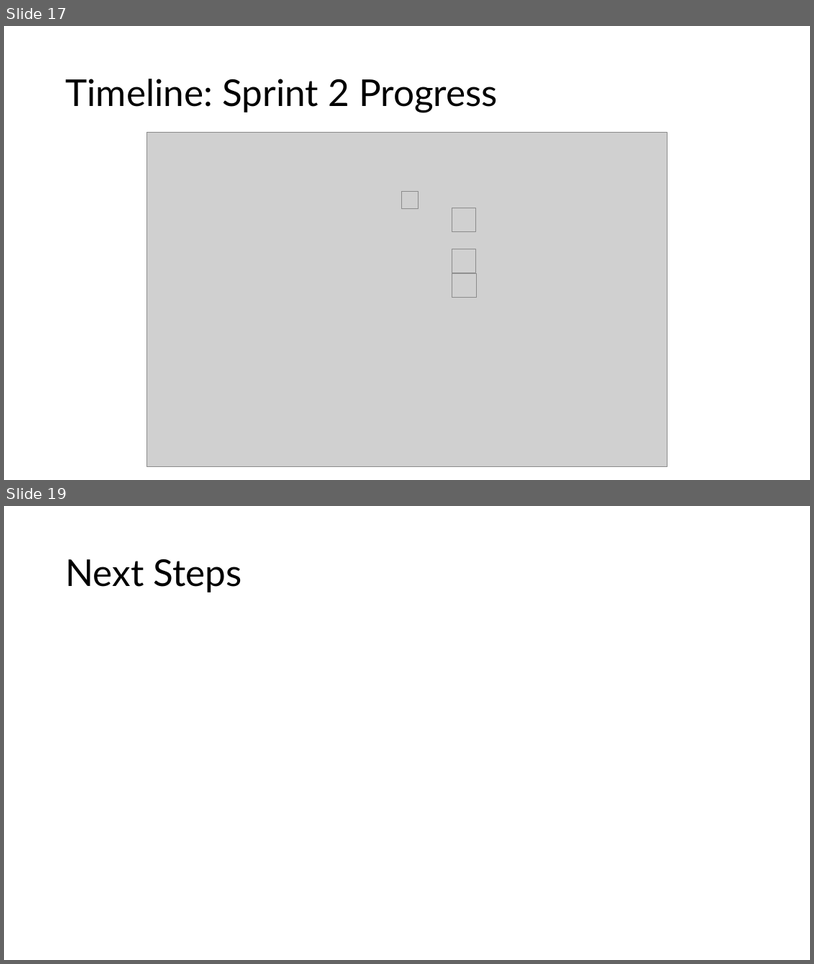
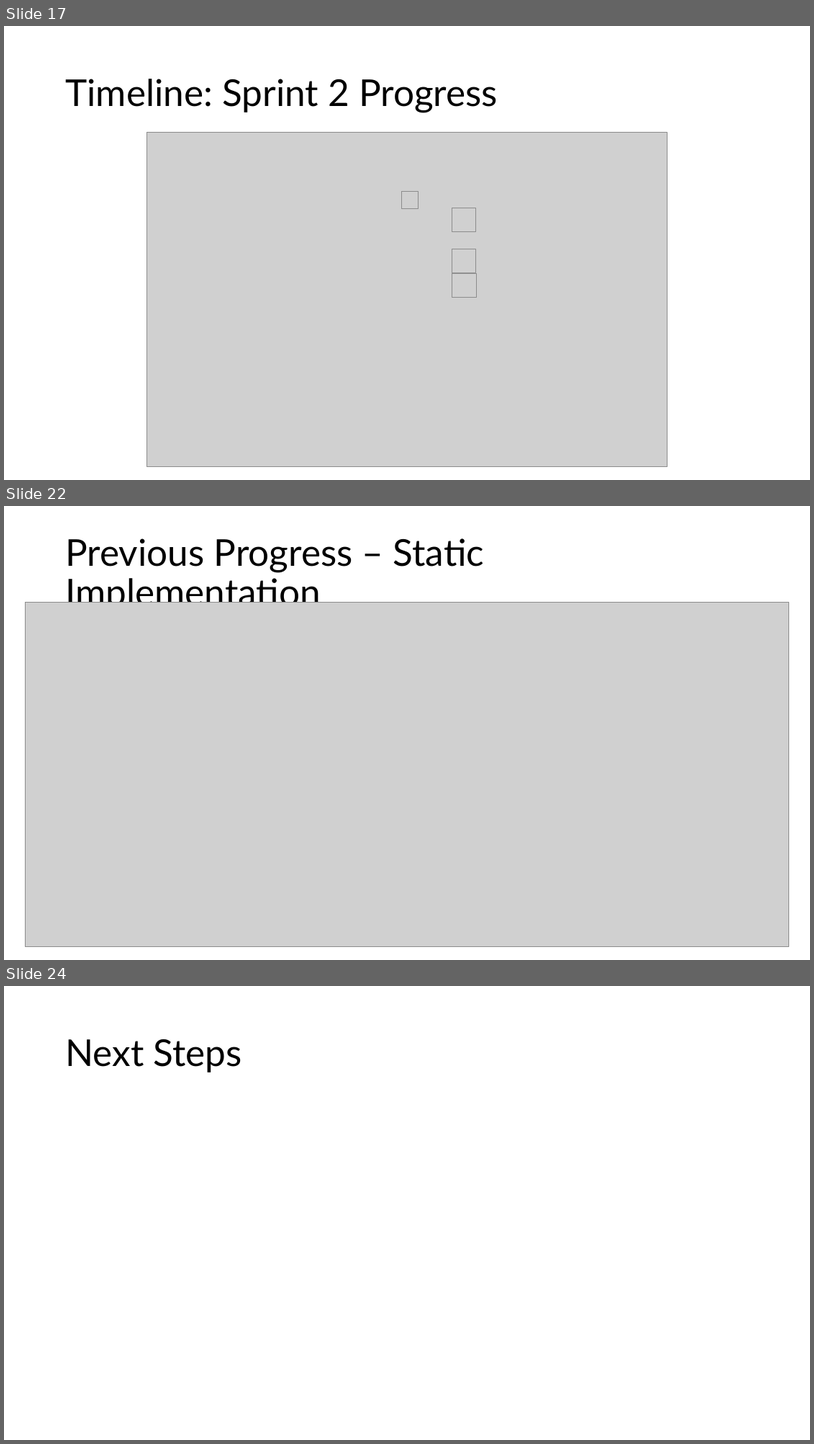
Before and after one commit to GregT7/PlanGauge, a slide deck: project_journal/standup/sprint2_standup.pptx. Shown one above the other, each under a label of ours: slides 17 and 19 before the commit, slides 17, 22 and 24 after it; the slides between them are not shown. The pictures are 814x964 and 814x1444 pixels, drawn with LibreOffice and Linux fonts; fonts in the diff are those of the drawing; grey boxes stand for pictures. Boxes give left, top, right and bottom in pixels: in the first picture for what was removed or moved away, otherwise in the second. Text is boxed around its words. In the diff, an @@ line names an element or a change of style, - is before the commit and + after.

```diff
--- a/project_journal/standup/sprint2_standup.pptx
+++ b/project_journal/standup/sprint2_standup.pptx
@@ slide 22 added at (4, 506, 810, 960), background #FFFFFF @@
@@ title added at (65, 538, 484, 613), 44 pt, text #000000 @@
+Previous Progress – Static Implementation
@@ picture added at (26, 602, 790, 947) @@
@@ what was slide 19 is now slide 24 @@
```
Also in this commit, not shown: 3 slides changed, 4 other slides added, 2 other files.
